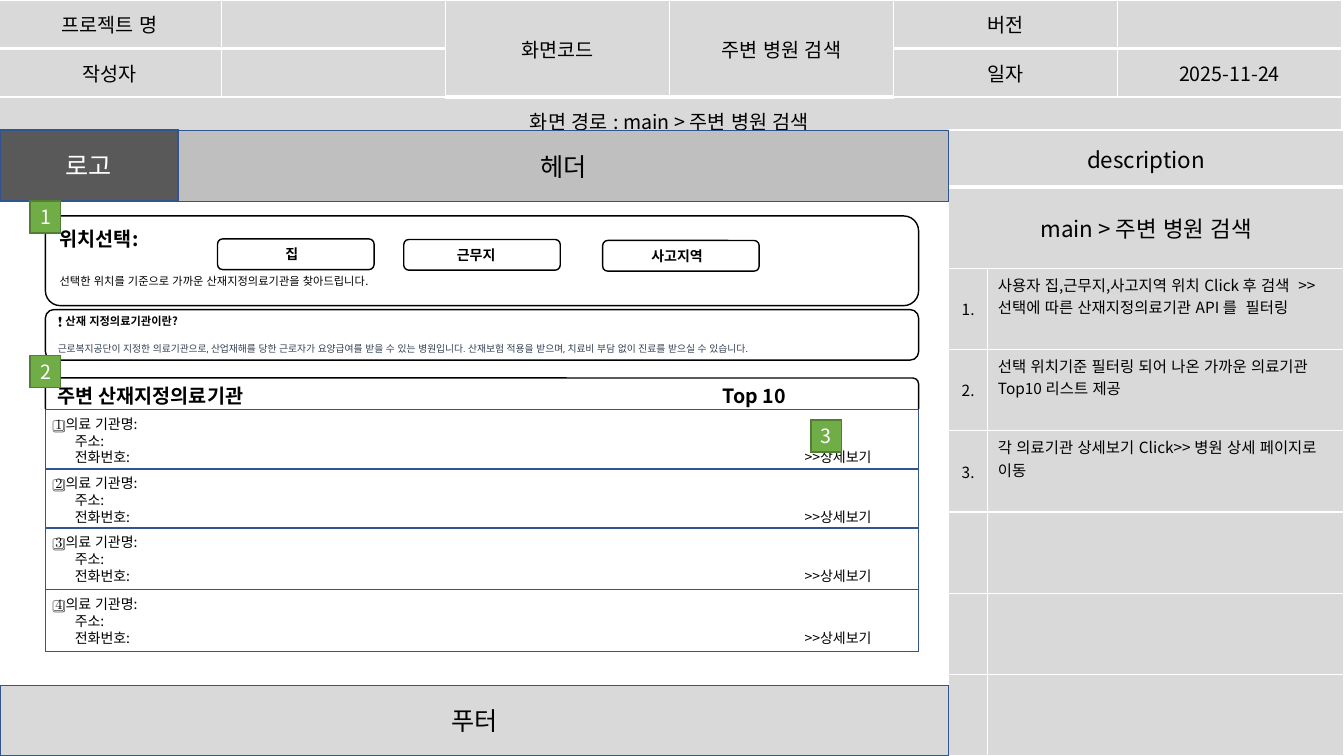
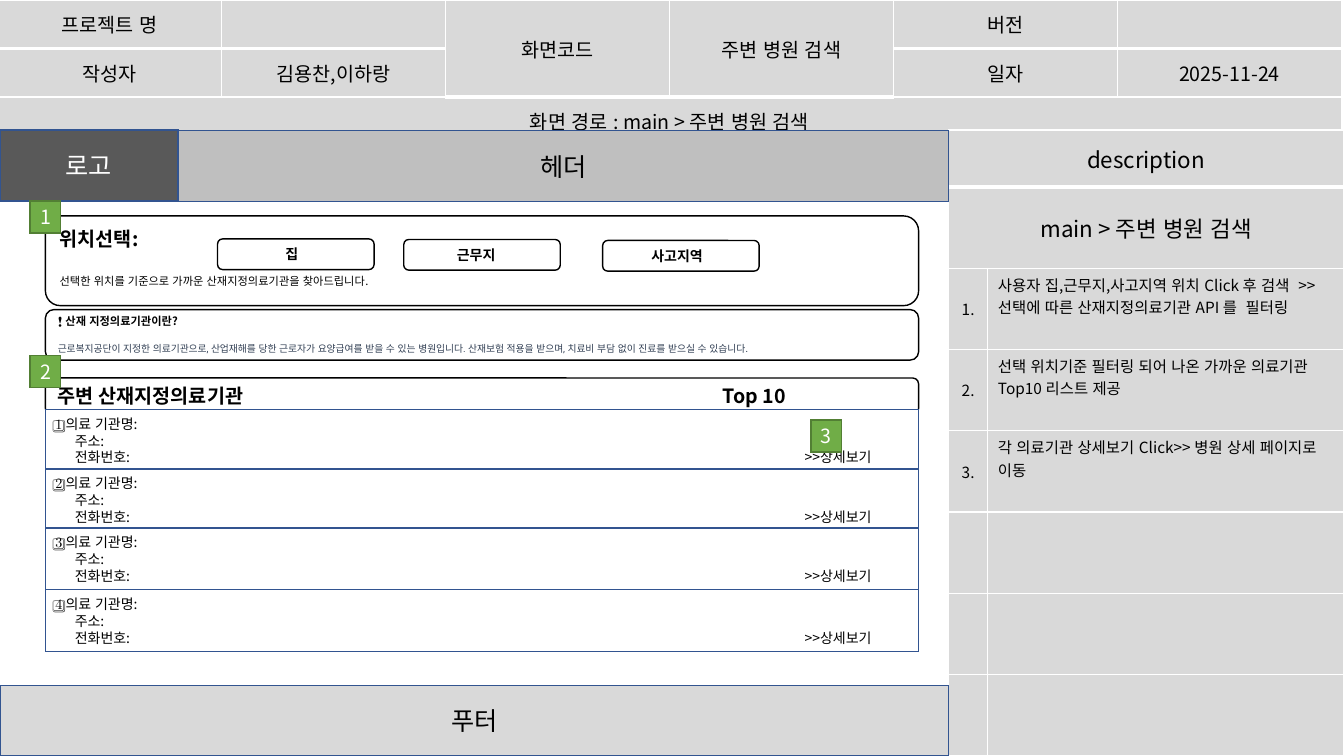
Before and after one commit to imyongchan/source, a slide deck: slide 43 of 종합기획/종합/스토리보드_종합중.pptx (slide 44 before the commit). Drawn at 1344x756 pixels with LibreOffice and Linux fonts; fonts in the diff are those of the drawing. Boxes give left, top, right and bottom in pixels: in the first picture for what was removed or moved away, otherwise in the second. Text is boxed around its words. In the diff, an @@ line names an element or a change of style, - is before the commit and + after.

```diff
--- a/종합기획/종합/스토리보드_종합중.pptx
+++ b/종합기획/종합/스토리보드_종합중.pptx
@@ table at (0, 0, 1341, 153) @@
-row 2, column 2: 
+row 2, column 2: 김용찬,이하랑
```
Also in this commit, not shown: 25 other slides changed, 1 slide removed.
